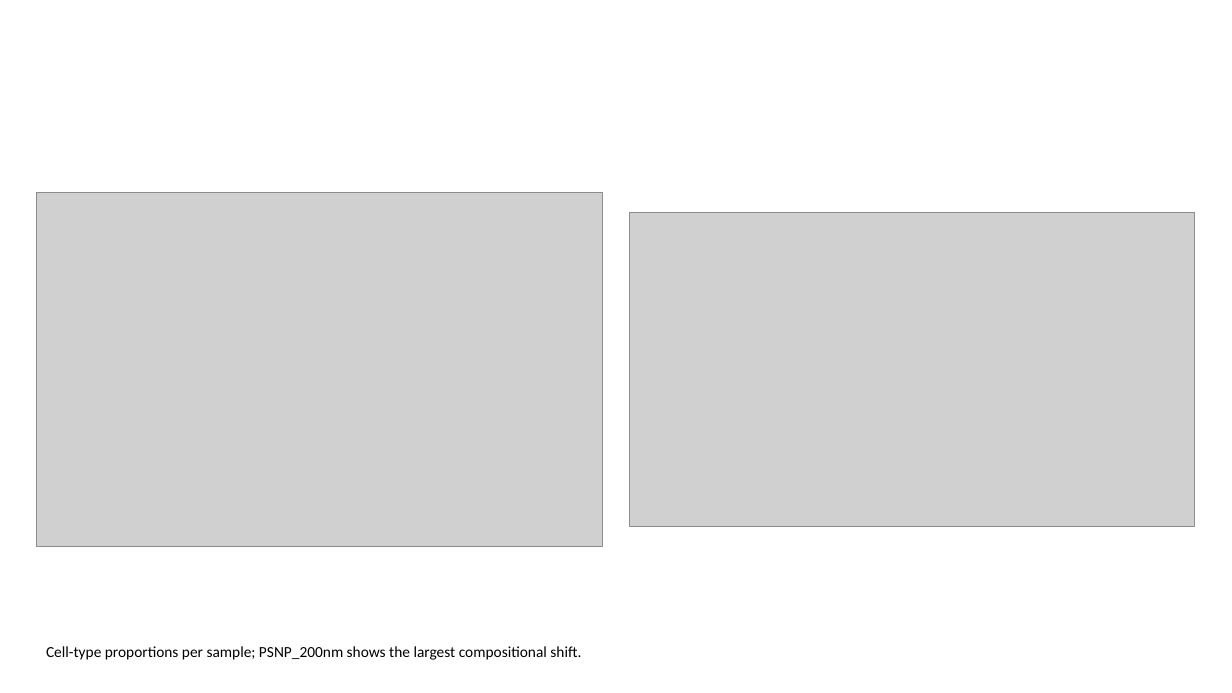
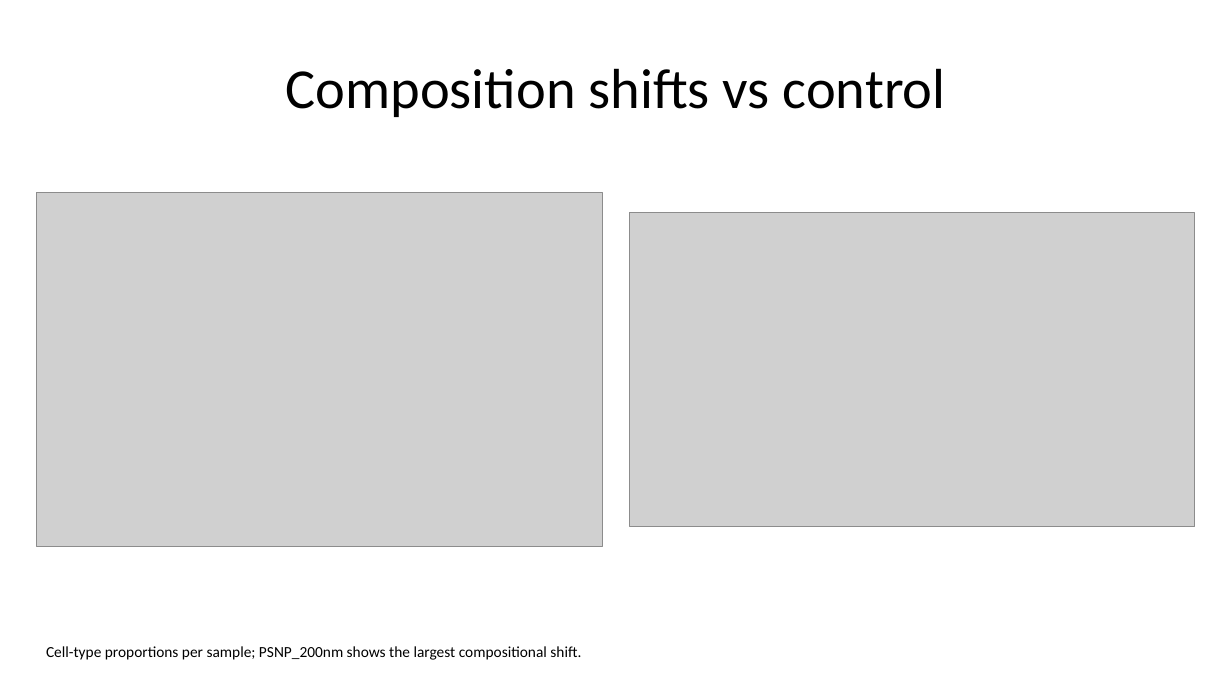
Before and after one commit to MegatronJeremy/ANOA-ANO, a slide deck: slide 8 of results/slides/GI_nanoplastic.pptx. Drawn at 1232x693 pixels with LibreOffice and Linux fonts; fonts in the diff are those of the drawing; grey boxes stand for pictures. Boxes give left, top, right and bottom in pixels: in the first picture for what was removed or moved away, otherwise in the second. Text is boxed around its words. In the diff, an @@ line names an element or a change of style, - is before the commit and + after.

```diff
--- a/results/slides/GI_nanoplastic.pptx
+++ b/results/slides/GI_nanoplastic.pptx
@@ title added at <box>285,68,946,117</box>, 44 pt, text #000000 @@
+Composition shifts vs control
```
Also in this commit, not shown: 7 other slides changed, 5 slides added, 5 slides removed, 1 other file.
